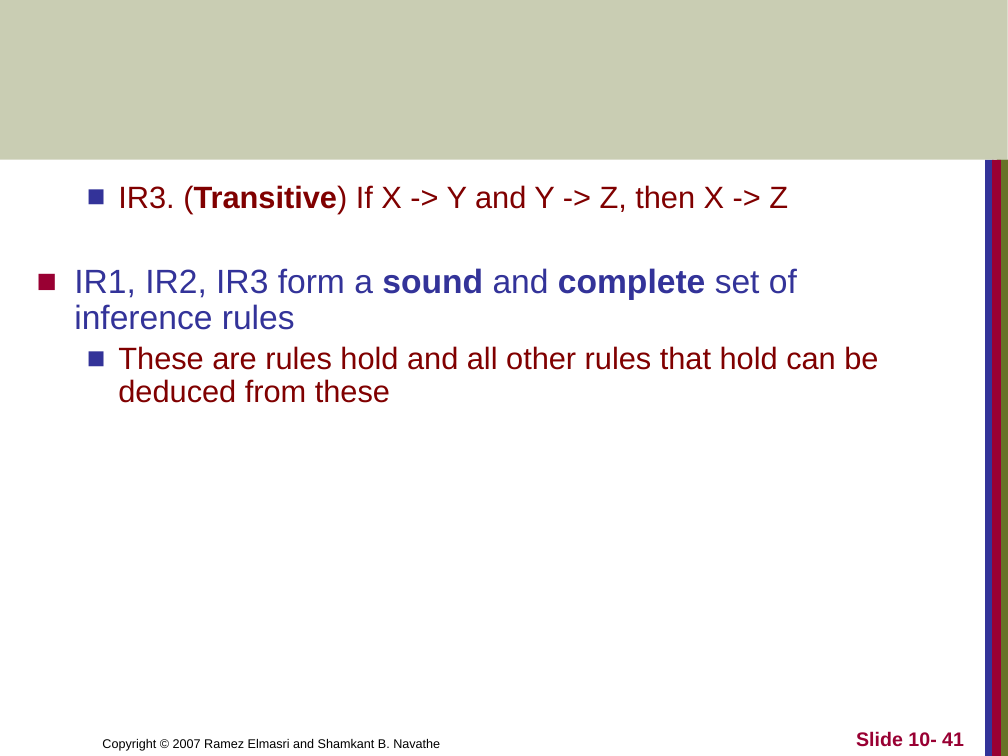
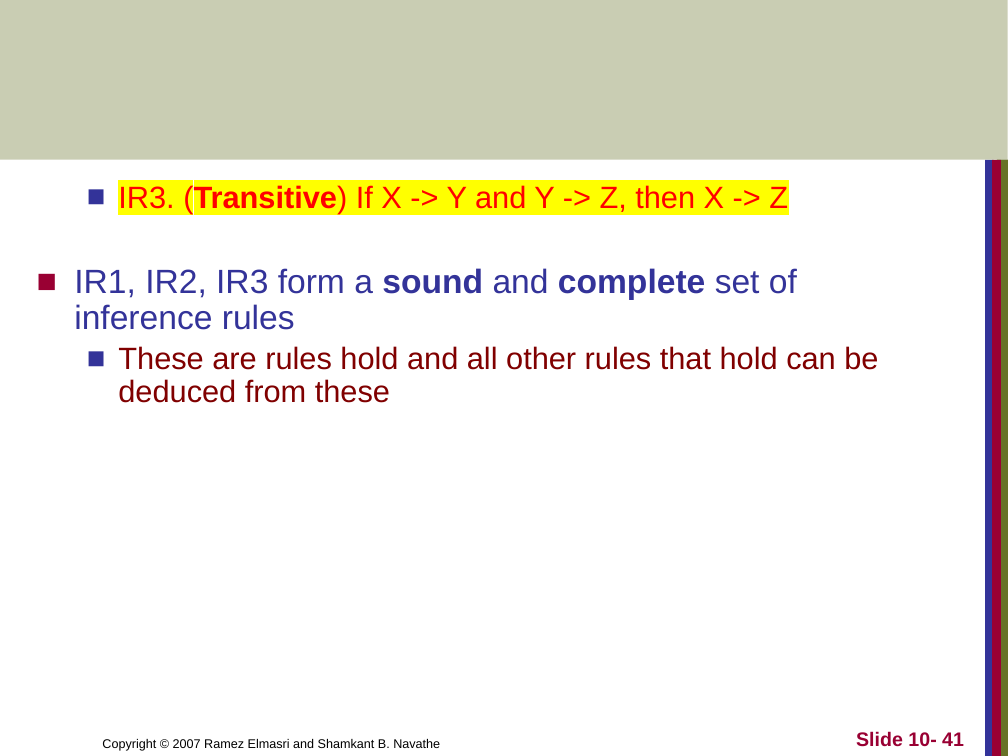
Before and after one commit to Om-Thanage/SY-NOTES, a slide deck: slide 41 of Sem 4/RDBMS/Module 4/4.1_Relational database Design.pptx. Drawn at 1008x756 pixels with LibreOffice and Linux fonts; fonts in the diff are those of the drawing. Boxes give left, top, right and bottom in pixels: in the first picture for what was removed or moved away, otherwise in the second. Text is boxed around its words. In the diff, an @@ line names an element or a change of style, - is before the commit and + after.

```diff
--- a/Sem 4/RDBMS/Module 4/4.1_Relational database Design.pptx
+++ b/Sem 4/RDBMS/Module 4/4.1_Relational database Design.pptx
@@ text at [118,183,788,213]: text colour #800000 to #FF0000, highlight none to #FFFF00 in "IR3. (Transitive) If X -> Y and ..." @@
```
Also in this commit, not shown: 34 other slides changed, 50 other files.
